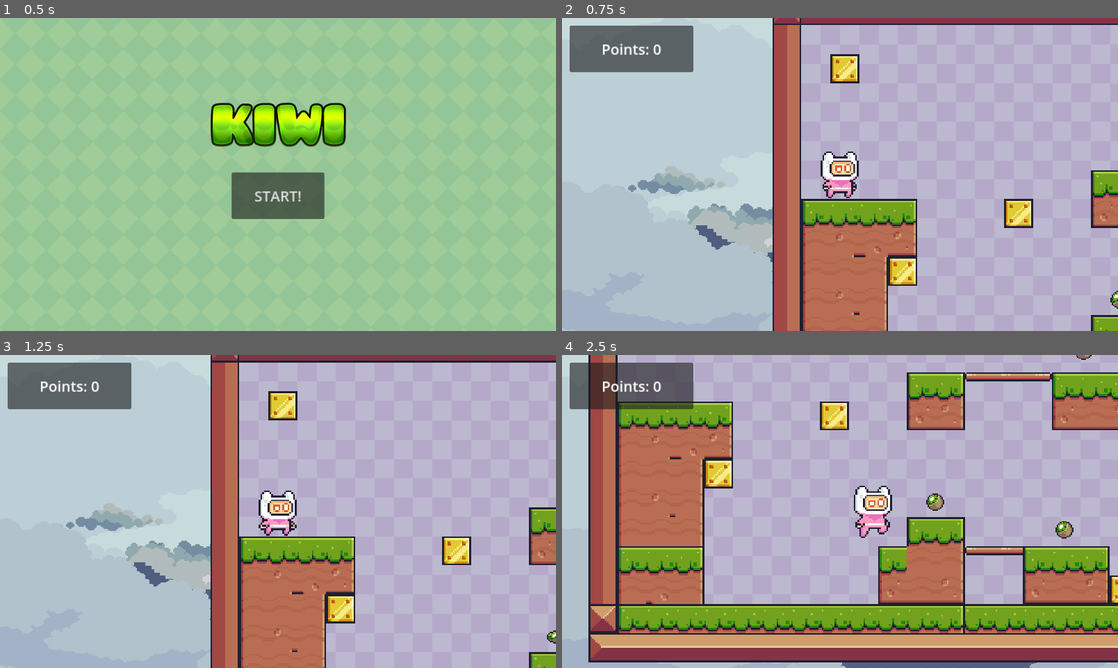
Above: before the commit, frames 1-4 (two rows, left to right).
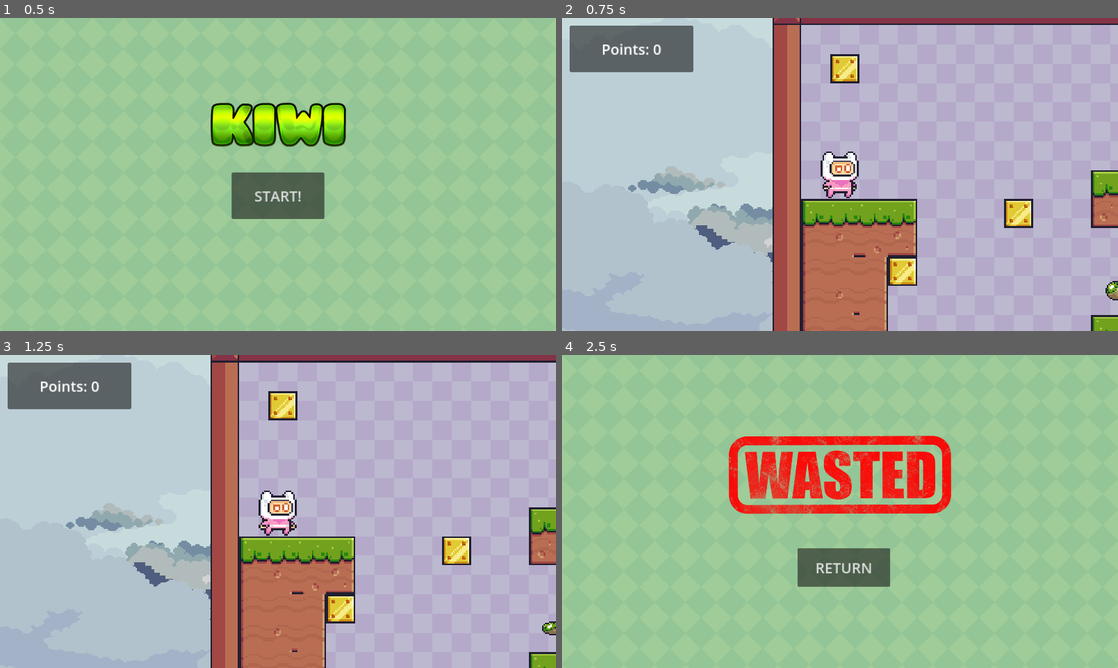
Above: after the commit, the same moments.

Repository: svyatoslavlipatov/godot_2d
Game: Godot game, scene res://scenes/main_menu.tscn
The game is run twice, just before and just after one commit, with the same random seed, the same clock (stepped at 60 frames per second) and the same inputs.
Inputs:
- Up to frame 1 (0.5 s): no input
- Up to frame 2 (0.75 s): click "START!" at 0.5 s
- Up to frame 3 (1.25 s): no input
- Up to frame 4 (2.5 s): hold D (right) from 1.28 s (still down); tap W (jump) at 1.35, 1.52, 1.82, 2.1, 2.27 s

Frame 1 is identical in both runs. In frame 2, 0.1% of the frame differs, in the area x 97-100%, y 84-93%; in frame 3, 0.1%; in frame 4, 100%, in the area x 0-100%, y 0-100%.

Commit message:
upd

Diff:
--- /dev/null
+++ b/простенько/Global/audio_player.gd
@@ -0,0 +1,14 @@
+extends AudioStreamPlayer
+
+const level_music = preload("res://sounds/kevin-macleod-pixelland.mp3")
+
+func _play_music(music: AudioStream, volume = 0.0):
+	if stream == music:
+		return
+
+	stream = music
+	volume_db = volume
+	play()
+
+func play_music_level():
+	_play_music(level_music)
--- /dev/null
+++ b/простенько/Global/audio_player.tscn
@@ -0,0 +1,6 @@
+[gd_scene load_steps=2 format=3 uid="uid://ccsbd4chpwx8f"]
+
+[ext_resource type="Script" path="res://Global/audio_player.gd" id="1_6nxfd"]
+
+[node name="AudioPlayer" type="AudioStreamPlayer"]
+script = ExtResource("1_6nxfd")
--- a/простенько/finish.tscn
+++ /dev/null
@@ -1,21 +0,0 @@
-[gd_scene load_steps=4 format=3 uid="uid://vqyrd4r1et4w"]
-
-[ext_resource type="Texture2D" uid="uid://dxma4qon8m1me" path="res://End (Idle).png" id="1_a8ywv"]
-[ext_resource type="Script" path="res://finish.gd" id="1_frqm0"]
-
-[sub_resource type="RectangleShape2D" id="RectangleShape2D_ul6si"]
-size = Vector2(100, 95)
-
-[node name="Finish" type="Area2D"]
-script = ExtResource("1_frqm0")
-
-[node name="Sprite2D" type="Sprite2D" parent="."]
-texture_filter = 1
-scale = Vector2(2.15625, 2.15625)
-texture = ExtResource("1_a8ywv")
-
-[node name="CollisionShape2D" type="CollisionShape2D" parent="."]
-position = Vector2(0, 21.5)
-shape = SubResource("RectangleShape2D_ul6si")
-
-[connection signal="body_entered" from="." to="." method="_on_body_entered"]
--- a/простенько/project.godot
+++ b/простенько/project.godot
@@ -17,7 +17,8 @@
 
 [autoload]
 
-Global="*res://global.gd"
+Global="*res://scripts/global.gd"
+AudioPlayer="*res://Global/audio_player.tscn"
 
 [display]
 
@@ -47,4 +48,5 @@
 
 [physics]
 
+common/physics_ticks_per_second=120
 2d/default_gravity=2500.0
--- a/простенько/scenes/collectable_kiwi.gd
+++ /dev/null
@@ -1,8 +0,0 @@
-extends Area2D
-
-@onready var game_manager: Node = %GameManager
-
-func _on_body_entered(body: Node2D) -> void:
-	if (body.name == "CharacterBody2D"):
-		queue_free()
-		game_manager.add_point()
--- a/простенько/scenes/collectable_kiwi.tscn
+++ b/простенько/scenes/collectable_kiwi.tscn
@@ -1,7 +1,7 @@
 [gd_scene load_steps=22 format=3 uid="uid://byfroijb61sfx"]
 
-[ext_resource type="Script" path="res://scenes/collectable_kiwi.gd" id="1_3n24n"]
-[ext_resource type="Texture2D" uid="uid://br8vtfd754hlf" path="res://Kiwi.png" id="1_g0dcd"]
+[ext_resource type="Script" path="res://scripts/collectable_kiwi.gd" id="1_3n24n"]
+[ext_resource type="Texture2D" uid="uid://br8vtfd754hlf" path="res://pictures/Kiwi.png" id="1_g0dcd"]
 
 [sub_resource type="AtlasTexture" id="AtlasTexture_pwufp"]
 atlas = ExtResource("1_g0dcd")
@@ -131,14 +131,14 @@
 }]
 
 [sub_resource type="CircleShape2D" id="CircleShape2D_33me5"]
-radius = 12.0
+radius = 16.0312
 
 [node name="Collectable_kiwi" type="Area2D"]
 script = ExtResource("1_3n24n")
 
 [node name="AnimatedSprite2D" type="AnimatedSprite2D" parent="."]
 texture_filter = 1
-scale = Vector2(1.75, 1.75)
+scale = Vector2(2.3125, 2.3125)
 sprite_frames = SubResource("SpriteFrames_bq87u")
 autoplay = "default"
 frame_progress = 0.0321392
--- /dev/null
+++ b/простенько/scenes/die_scene.gd
@@ -0,0 +1,5 @@
+extends Node
+
+func _on_level_1_pressed() -> void:
+	Global.points = 0
+	get_tree().change_scene_to_file("res://scenes/main_menu.tscn")
--- /dev/null
+++ b/простенько/scenes/die_scene.tscn
@@ -0,0 +1,43 @@
+[gd_scene load_steps=5 format=3 uid="uid://hgox64a1nkfw"]
+
+[ext_resource type="Script" path="res://scenes/die_scene.gd" id="1_yttm5"]
+[ext_resource type="Texture2D" uid="uid://cjarhltw6w0r7" path="res://pictures/Green.png" id="2_xi83b"]
+[ext_resource type="Texture2D" uid="uid://c2lrg7f1i022w" path="res://pictures/WASTED-30-11-2024.png" id="3_gkcnk"]
+[ext_resource type="AudioStream" uid="uid://c65uqv6r6liev" path="res://sounds/inecraft_hurt_sound.ogg" id="4_mobab"]
+
+[node name="MainMenu" type="Node"]
+script = ExtResource("1_yttm5")
+
+[node name="TextureRect2" type="TextureRect" parent="."]
+texture_filter = 1
+offset_right = 1152.0
+offset_bottom = 648.0
+texture = ExtResource("2_xi83b")
+stretch_mode = 1
+
+[node name="level1" type="Button" parent="."]
+anchors_preset = 8
+anchor_left = 0.5
+anchor_top = 0.5
+anchor_right = 0.5
+anchor_bottom = 0.5
+offset_left = -88.0
+offset_top = 76.0
+offset_right = 104.0
+offset_bottom = 156.0
+grow_horizontal = 2
+grow_vertical = 2
+theme_override_font_sizes/font_size = 30
+text = "RETURN"
+
+[node name="Wasted-30-11-2024" type="Sprite2D" parent="."]
+position = Vector2(576, 248)
+rotation = 0.259141
+scale = Vector2(0.504146, 0.504146)
+texture = ExtResource("3_gkcnk")
+
+[node name="DieSound" type="AudioStreamPlayer" parent="."]
+stream = ExtResource("4_mobab")
+autoplay = true
+
+[connection signal="pressed" from="level1" to="." method="_on_level_1_pressed"]
--- /dev/null
+++ b/простенько/scenes/finish.tscn
@@ -0,0 +1,21 @@
+[gd_scene load_steps=4 format=3 uid="uid://vqyrd4r1et4w"]
+
+[ext_resource type="Texture2D" uid="uid://dxma4qon8m1me" path="res://pictures/End (Idle).png" id="1_a8ywv"]
+[ext_resource type="Script" path="res://scripts/finish.gd" id="1_frqm0"]
+
+[sub_resource type="RectangleShape2D" id="RectangleShape2D_ul6si"]
+size = Vector2(100, 95)
+
+[node name="Finish" type="Area2D"]
+script = ExtResource("1_frqm0")
+
+[node name="Sprite2D" type="Sprite2D" parent="."]
+texture_filter = 1
+scale = Vector2(2.15625, 2.15625)
+texture = ExtResource("1_a8ywv")
+
+[node name="CollisionShape2D" type="CollisionShape2D" parent="."]
+position = Vector2(0, 21.5)
+shape = SubResource("RectangleShape2D_ul6si")
+
+[connection signal="body_entered" from="." to="." method="_on_body_entered"]
--- a/простенько/scenes/level1.tscn
+++ b/простенько/scenes/level1.tscn
@@ -1,16 +1,18 @@
-[gd_scene load_steps=14 format=3 uid="uid://hqgyne88uy1v"]
-
-[ext_resource type="Texture2D" uid="uid://c5xgu2i40r4nj" path="res://Purple.png" id="1_fq3cv"]
-[ext_resource type="Texture2D" uid="uid://3shxo6t5fp3" path="res://Clouds1.png" id="1_k1cwq"]
-[ext_resource type="Texture2D" uid="uid://bw0jl2yo67q36" path="res://Clouds3.png" id="2_o68a4"]
-[ext_resource type="Texture2D" uid="uid://ddwvma7pqq4vo" path="res://Terrain (16x16).png" id="2_ypnmv"]
+[gd_scene load_steps=16 format=3 uid="uid://hqgyne88uy1v"]
+
+[ext_resource type="Texture2D" uid="uid://c5xgu2i40r4nj" path="res://pictures/Purple.png" id="1_fq3cv"]
+[ext_resource type="Texture2D" uid="uid://3shxo6t5fp3" path="res://pictures/Clouds1.png" id="1_k1cwq"]
+[ext_resource type="Texture2D" uid="uid://bw0jl2yo67q36" path="res://pictures/Clouds3.png" id="2_o68a4"]
+[ext_resource type="Texture2D" uid="uid://ddwvma7pqq4vo" path="res://pictures/Terrain (16x16).png" id="2_ypnmv"]
 [ext_resource type="PackedScene" uid="uid://cdrgt8blg5vsp" path="res://scenes/main_character.tscn" id="3_gvnlq"]
-[ext_resource type="Texture2D" uid="uid://crub7fbywdts2" path="res://Clouds4.png" id="3_x3xr5"]
-[ext_resource type="Texture2D" uid="uid://deerc7s06cnru" path="res://Clouds2.png" id="4_ekrbm"]
+[ext_resource type="Texture2D" uid="uid://crub7fbywdts2" path="res://pictures/Clouds4.png" id="3_x3xr5"]
+[ext_resource type="Texture2D" uid="uid://deerc7s06cnru" path="res://pictures/Clouds2.png" id="4_ekrbm"]
 [ext_resource type="PackedScene" uid="uid://byfroijb61sfx" path="res://scenes/collectable_kiwi.tscn" id="4_l83rs"]
-[ext_resource type="PackedScene" uid="uid://vqyrd4r1et4w" path="res://finish.tscn" id="5_slcow"]
+[ext_resource type="PackedScene" uid="uid://vqyrd4r1et4w" path="res://scenes/finish.tscn" id="5_slcow"]
 [ext_resource type="PackedScene" uid="uid://8heahlr3kklx" path="res://scenes/level2.tscn" id="6_8waqw"]
-[ext_resource type="Script" path="res://game_manager.gd" id="6_pkmah"]
+[ext_resource type="Script" path="res://scripts/game_manager.gd" id="6_pkmah"]
+[ext_resource type="AudioStream" uid="uid://e77fuaky7vsp" path="res://sounds/inecraft_levelu.ogg" id="12_8pkqc"]
+[ext_resource type="PackedScene" uid="uid://cck58dljqrxv1" path="res://scenes/spike.tscn" id="13_aon3s"]
 
 [sub_resource type="TileSetAtlasSource" id="TileSetAtlasSource_16j0h"]
 texture = ExtResource("2_ypnmv")
@@ -256,26 +258,6 @@
 zoom = Vector2(1.25, 1.25)
 position_smoothing_enabled = true
 
-[node name="Collectable_kiwi" parent="." instance=ExtResource("4_l83rs")]
-position = Vector2(527, 455)
-scale = Vector2(1.2, 1.2)
-
-[node name="Collectable_kiwi2" parent="." instance=ExtResource("4_l83rs")]
-position = Vector2(741, 501)
-scale = Vector2(1.2, 1.2)
-
-[node name="Collectable_kiwi3" parent="." instance=ExtResource("4_l83rs")]
-position = Vector2(773, 205)
-scale = Vector2(1.2, 1.2)
-
-[node name="Collectable_kiwi4" parent="." instance=ExtResource("4_l83rs")]
-position = Vector2(976, 384)
-scale = Vector2(1.2, 1.2)
-
-[node name="Collectable_kiwi5" parent="." instance=ExtResource("4_l83rs")]
-position = Vector2(1128, 448)
-scale = Vector2(1.2, 1.2)
-
 [node name="Finish" parent="." instance=ExtResource("5_slcow")]
 position = Vector2(1055, 555)
 target_level = ExtResource("6_8waqw")
@@ -304,3 +286,37 @@
 text = "Points: 0"
 horizontal_alignment = 1
 vertical_alignment = 1
+
+[node name="Collectable_kiwi" parent="." instance=ExtResource("4_l83rs")]
+position = Vector2(520, 440)
+
+[node name="Collectable_kiwi3" parent="." instance=ExtResource("4_l83rs")]
+position = Vector2(1120, 408)
+
+[node name="Collectable_kiwi2" parent="." instance=ExtResource("4_l83rs")]
+position = Vector2(744, 496)
+
+[node name="Collectable_kiwi4" parent="." instance=ExtResource("4_l83rs")]
+position = Vector2(584, 176)
+
+[node name="Collectable_kiwi5" parent="." instance=ExtResource("4_l83rs")]
+position = Vector2(1024, 288)
+
+[node name="LevelUp" type="AudioStreamPlayer" parent="."]
+stream = ExtResource("12_8pkqc")
+autoplay = true
+
+[node name="Spike" parent="." instance=ExtResource("13_aon3s")]
+position = Vector2(312, 624)
+
+[node name="Spike2" parent="." instance=ExtResource("13_aon3s")]
+position = Vector2(168, 624)
+
+[node name="Spike3" parent="." instance=ExtResource("13_aon3s")]
+position = Vector2(656, 528)
+
+[node name="Spike6" parent="." instance=ExtResource("13_aon3s")]
+position = Vector2(648, 240)
+
+[node name="Spike7" parent="." instance=ExtResource("13_aon3s")]
+position = Vector2(824, 240)
--- a/простенько/scenes/level2.tscn
+++ b/простенько/scenes/level2.tscn
@@ -1,12 +1,14 @@
-[gd_scene load_steps=10 format=3 uid="uid://8heahlr3kklx"]
-
-[ext_resource type="Texture2D" uid="uid://b1tqbmwo3eygj" path="res://Pink.png" id="1_08d7g"]
-[ext_resource type="Texture2D" uid="uid://ddwvma7pqq4vo" path="res://Terrain (16x16).png" id="2_a681y"]
+[gd_scene load_steps=12 format=3 uid="uid://8heahlr3kklx"]
+
+[ext_resource type="Texture2D" uid="uid://b1tqbmwo3eygj" path="res://pictures/Pink.png" id="1_08d7g"]
+[ext_resource type="Texture2D" uid="uid://ddwvma7pqq4vo" path="res://pictures/Terrain (16x16).png" id="2_a681y"]
 [ext_resource type="PackedScene" uid="uid://cdrgt8blg5vsp" path="res://scenes/main_character.tscn" id="3_vnkfp"]
 [ext_resource type="PackedScene" uid="uid://byfroijb61sfx" path="res://scenes/collectable_kiwi.tscn" id="4_k5ly4"]
 [ext_resource type="PackedScene" uid="uid://bk86svsba5gk4" path="res://scenes/main_menu.tscn" id="5_f0yep"]
-[ext_resource type="PackedScene" uid="uid://vqyrd4r1et4w" path="res://finish.tscn" id="5_x4a5w"]
-[ext_resource type="Script" path="res://game_manager.gd" id="6_qq4ek"]
+[ext_resource type="PackedScene" uid="uid://vqyrd4r1et4w" path="res://scenes/finish.tscn" id="5_x4a5w"]
+[ext_resource type="Script" path="res://scripts/game_manager.gd" id="6_qq4ek"]
+[ext_resource type="AudioStream" uid="uid://e77fuaky7vsp" path="res://sounds/inecraft_levelu.ogg" id="8_ssqdv"]
+[ext_resource type="PackedScene" uid="uid://cck58dljqrxv1" path="res://scenes/spike.tscn" id="9_5k8et"]
 
 [sub_resource type="TileSetAtlasSource" id="TileSetAtlasSource_16j0h"]
 texture = ExtResource("2_a681y")
@@ -235,7 +237,7 @@
 scale = Vector2(3, 3)
 tile_set = SubResource("TileSet_hkye3")
 format = 2
-layer_0/tile_data = PackedInt32Array(-1, 786432, 1, -65536,  …(1757 unchanged characters)…  720904, 524288, 9, 786440, 524288, 10, 655369, 1310720, 8, 720905, 1310720, 9, 786441, 1310720, 10, 655371, 1310720, 8, 720907, 1310720, 9, 786443, 1310720, 10, 524299, 393216, 8, 524300, 458752, 8, 524301, 524288, 8, 589835, 393216, 10, 589836, 458752, 10, 589837, 524288, 10, 655373, 1310720, 8, 720909, 1310720, 9, 786445, 1310720, 10, 22, 1179648, 9, 65558, 1179648, 10, 23, 1245184, 9, 65559, 1245184, 10, 393233, 1114112, 8, 393234, 1179648, 8, 393235, 1245184, 8, 720917, 393216, 8, 720918, 458752, 8, 720919, 524288, 8, 786453, 393216, 10, 786454, 458752, 10, 786455, 524288, 10, 327686, 1114112, 8, 327687, 1179648, 8, 327688, 1245184, 8, 524311, 1310720, 8, 589847, 1310720, 9, 655383, 1310720, 10, 655382, 1114112, 9, 393236, 1114112, 9, 393232, 1114112, 9)
+layer_0/tile_data = PackedInt32Array(-1, 786432, 1, -65536,  …(1757 unchanged characters)…  720904, 524288, 9, 786440, 524288, 10, 720905, 1310720, 9, 786441, 1310720, 10, 655371, 1310720, 8, 720907, 1310720, 9, 786443, 1310720, 10, 524299, 393216, 8, 524300, 458752, 8, 524301, 524288, 8, 589835, 393216, 10, 589836, 458752, 10, 589837, 524288, 10, 655373, 1310720, 8, 720909, 1310720, 9, 786445, 1310720, 10, 22, 1179648, 9, 65558, 1179648, 10, 23, 1245184, 9, 65559, 1245184, 10, 393233, 1114112, 8, 393234, 1179648, 8, 393235, 1245184, 8, 720917, 393216, 8, 720918, 458752, 8, 720919, 524288, 8, 786453, 393216, 10, 786454, 458752, 10, 786455, 524288, 10, 524311, 1310720, 8, 589847, 1310720, 9, 655383, 1310720, 10, 655382, 1114112, 9, 393236, 1114112, 9, 393232, 1114112, 9, 655369, 1310720, 8, 393222, 1114112, 8, 393223, 1179648, 8, 393224, 1245184, 8)
 
 [node name="CharacterBody2D" parent="." instance=ExtResource("3_vnkfp")]
 position = Vector2(56, 480)
@@ -251,21 +253,6 @@
 [node name="GameManager" type="Node" parent="."]
 unique_name_in_owner = true
 script = ExtResource("6_qq4ek")
-
-[node name="Collectable_kiwi" parent="." instance=ExtResource("4_k5ly4")]
-position = Vector2(368, 440)
-
-[node name="Collectable_kiwi2" parent="." instance=ExtResource("4_k5ly4")]
-position = Vector2(224, 488)
-
-[node name="Collectable_kiwi3" parent="." instance=ExtResource("4_k5ly4")]
-position = Vector2(528, 368)
-
-[node name="Collectable_kiwi4" parent="." instance=ExtResource("4_k5ly4")]
-position = Vector2(168, 368)
-
-[node name="Collectable_kiwi5" parent="." instance=ExtResource("4_k5ly4")]
-position = Vector2(624, 328)
 
 [node name="UI" type="CanvasLayer" parent="."]
 
@@ -287,3 +274,47 @@
 text = "Points: 0"
 horizontal_alignment = 1
 vertical_alignment = 1
+
+[node name="Collectable_kiwi" parent="." instance=ExtResource("4_k5ly4")]
+position = Vector2(216, 472)
+
+[node name="Collectable_kiwi2" parent="." instance=ExtResource("4_k5ly4")]
+position = Vector2(552, 344)
+
+[node name="Collectable_kiwi3" parent="." instance=ExtResource("4_k5ly4")]
+position = Vector2(400, 264)
+
+[node name="Collectable_kiwi4" parent="." instance=ExtResource("4_k5ly4")]
+position = Vector2(864, 584)
+
+[node name="Collectable_kiwi5" parent="." instance=ExtResource("4_k5ly4")]
+position = Vector2(1120, 336)
+
+[node name="LevelUp" type="AudioStreamPlayer" parent="."]
+stream = ExtResource("8_ssqdv")
+autoplay = true
+
+[node name="Spike" parent="." instance=ExtResource("9_5k8et")]
+position = Vector2(176, 528)
+
+[node name="Spike7" parent="." instance=ExtResource("9_5k8et")]
+position = Vector2(648, 384)
+
+[node name="Spike2" parent="." instance=ExtResource("9_5k8et")]
+position = Vector2(504, 624)
+
+[node name="Spike3" parent="." instance=ExtResource("9_5k8et")]
+position = Vector2(696, 624)
+
+[node name="Spike4" parent="." instance=ExtResource("9_5k8et")]
+position = Vector2(912, 624)
+
+[node name="Spike5" parent="." instance=ExtResource("9_5k8et")]
+position = Vector2(792, 288)
+
+[node name="Spike6" parent="." instance=ExtResource("9_5k8et")]
+position = Vector2(312, 288)
+
+[node name="LevelUP" type="AudioStreamPlayer" parent="."]
+stream = ExtResource("8_ssqdv")
+autoplay = true
--- a/простенько/scenes/main_character.gd
+++ /dev/null
@@ -1,39 +0,0 @@
-extends CharacterBody2D
-
-
-const SPEED = 300.0
-const JUMP_VELOCITY = -750.0
-@onready var sprite_2d: AnimatedSprite2D = $Sprite2D
-
-
-
-func _physics_process(delta: float) -> void:
-	if (velocity.x > 1 || velocity.x < -1):
-		sprite_2d.animation = "running"
-	else:
-		sprite_2d.animation = "default"
-
-	# Add the gravity.
-	if not is_on_floor():
-		velocity += get_gravity() * delta
-		sprite_2d.animation = "jumping"
-
-	# Handle jump.
-	if Input.is_action_just_pressed("jump") and is_on_floor():
-		velocity.y = JUMP_VELOCITY
-
-	# Get the input direction and handle the movement/deceleration.
-	# As good practice, you should replace UI actions with custom gameplay actions.
-	var direction := Input.get_axis("left", "right")
-	if direction:
-		velocity.x = direction * SPEED
-	else:
-		velocity.x = move_toward(velocity.x, 0, 15)
-
-	move_and_slide()
-
-	var _isLeft = velocity.x < 0
-	if Input.is_action_just_pressed('left'):
-		sprite_2d.flip_h = true
-	if Input.is_action_just_pressed('right'):
-		sprite_2d.flip_h = false
--- a/простенько/scenes/main_character.tscn
+++ b/простенько/scenes/main_character.tscn
@@ -1,9 +1,11 @@
-[gd_scene load_steps=30 format=3 uid="uid://cdrgt8blg5vsp"]
-
-[ext_resource type="Script" path="res://scenes/main_character.gd" id="1_ehq25"]
-[ext_resource type="Texture2D" uid="uid://be0lpfx60add2" path="res://Jump (32x32).png" id="1_lrcnk"]
-[ext_resource type="Texture2D" uid="uid://cicyh7ny0ypi" path="res://Idle (32x32).png" id="2_1l1pc"]
-[ext_resource type="Texture2D" uid="uid://0gwfwtbn8a24" path="res://Run (32x32).png" id="4_8m2wc"]
+[gd_scene load_steps=32 format=3 uid="uid://cdrgt8blg5vsp"]
+
+[ext_resource type="Script" path="res://scripts/main_character.gd" id="1_ehq25"]
+[ext_resource type="Texture2D" uid="uid://be0lpfx60add2" path="res://pictures/Jump (32x32).png" id="1_lrcnk"]
+[ext_resource type="Texture2D" uid="uid://cicyh7ny0ypi" path="res://pictures/Idle (32x32).png" id="2_1l1pc"]
+[ext_resource type="Texture2D" uid="uid://0gwfwtbn8a24" path="res://pictures/Run (32x32).png" id="4_8m2wc"]
+[ext_resource type="AudioStream" uid="uid://b4y31qlmh4fbw" path="res://sounds/inecraft_eating.ogg" id="5_oxgeo"]
+[ext_resource type="AudioStream" uid="uid://e77fuaky7vsp" path="res://sounds/inecraft_levelu.ogg" id="6_gg25s"]
 
 [sub_resource type="AtlasTexture" id="AtlasTexture_fmlai"]
 atlas = ExtResource("2_1l1pc")
@@ -205,3 +207,10 @@
 [node name="CollisionShape2D" type="CollisionShape2D" parent="."]
 position = Vector2(-0.5, -4)
 shape = SubResource("CapsuleShape2D_wanyf")
+
+[node name="EatingSound" type="AudioStreamPlayer" parent="."]
+stream = ExtResource("5_oxgeo")
+volume_db = 5.622
+
+[node name="LevelUP" type="AudioStreamPlayer" parent="."]
+stream = ExtResource("6_gg25s")
--- a/простенько/scenes/main_menu.gd
+++ /dev/null
@@ -1,8 +0,0 @@
-extends Node
-
-func _on_level_1_pressed() -> void:
-	get_tree().change_scene_to_file("res://scenes/level1.tscn")
-
-
-func _on_level_2_pressed() -> void:
-	get_tree().change_scene_to_file("res://scenes/level2.tscn")
--- a/простенько/scenes/main_menu.tscn
+++ b/простенько/scenes/main_menu.tscn
@@ -1,8 +1,10 @@
-[gd_scene load_steps=4 format=3 uid="uid://bk86svsba5gk4"]
+[gd_scene load_steps=5 format=3 uid="uid://bk86svsba5gk4"]
 
-[ext_resource type="Texture2D" uid="uid://cjarhltw6w0r7" path="res://Green.png" id="1_mede0"]
-[ext_resource type="Script" path="res://scenes/main_menu.gd" id="1_x2ecu"]
-[ext_resource type="Texture2D" uid="uid://l07xaldfs5oo" path="res://Cool Text - KIWI 468331957401616.png" id="2_dkn1i"]
+[ext_resource type="Texture2D" uid="uid://cjarhltw6w0r7" path="res://pictures/Green.png" id="1_mede0"]
+[ext_resource type="Script" path="res://scripts/main_menu.gd" id="1_x2ecu"]
+[ext_resource type="Texture2D" uid="uid://l07xaldfs5oo" path="res://pictures/Cool Text - KIWI 468331957401616.png" id="2_dkn1i"]
+
+[sub_resource type="GDScript" id="GDScript_67x3d"]
 
 [node name="MainMenu" type="Node"]
 script = ExtResource("1_x2ecu")
@@ -43,4 +45,7 @@
 theme_override_font_sizes/font_size = 30
 text = "START!"
 
+[node name="AudioPlayer" type="AudioStreamPlayer" parent="."]
+script = SubResource("GDScript_67x3d")
+
 [connection signal="pressed" from="level1" to="." method="_on_level_1_pressed"]
--- /dev/null
+++ b/простенько/scenes/spike.tscn
@@ -0,0 +1,22 @@
+[gd_scene load_steps=4 format=3 uid="uid://cck58dljqrxv1"]
+
+[ext_resource type="Script" path="res://scripts/spike.gd" id="1_fg7l3"]
+[ext_resource type="Texture2D" uid="uid://b3oxy82b6jhti" path="res://pictures/Idle.png" id="2_63ilu"]
+
+[sub_resource type="RectangleShape2D" id="RectangleShape2D_ul6si"]
+size = Vector2(38, 23.125)
+
+[node name="Spike" type="Area2D"]
+script = ExtResource("1_fg7l3")
+
+[node name="CollisionShape2D" type="CollisionShape2D" parent="."]
+position = Vector2(0, -11.4375)
+shape = SubResource("RectangleShape2D_ul6si")
+
+[node name="Idle" type="Sprite2D" parent="."]
+texture_filter = 1
+position = Vector2(2, -26)
+scale = Vector2(3.25, 3.25)
+texture = ExtResource("2_63ilu")
+
+[connection signal="body_entered" from="." to="." method="_on_body_entered"]
--- /dev/null
+++ b/простенько/scripts/collectable_kiwi.gd
@@ -0,0 +1,9 @@
+extends Area2D
+
+@onready var game_manager: Node = %GameManager
+
+func _on_body_entered(body: Node2D) -> void:
+	if (body.name == "CharacterBody2D"):
+		body.eating()
+		queue_free()
+		game_manager.add_point()
--- /dev/null
+++ b/простенько/scripts/main_character.gd
@@ -0,0 +1,42 @@
+extends CharacterBody2D
+
+
+const SPEED = 300.0
+const JUMP_VELOCITY = -750.0
+@onready var sprite_2d: AnimatedSprite2D = $Sprite2D
+
+
+
+func _physics_process(delta: float) -> void:
+	if (velocity.x > 1 || velocity.x < -1):
+		sprite_2d.animation = "running"
+	else:
+		sprite_2d.animation = "default"
+
+	# Add the gravity.
+	if not is_on_floor():
+		velocity += get_gravity() * delta
+		sprite_2d.animation = "jumping"
+
+	# Handle jump.
+	if Input.is_action_just_pressed("jump") and is_on_floor():
+		velocity.y = JUMP_VELOCITY
+
+	# Get the input direction and handle the movement/deceleration.
+	# As good practice, you should replace UI actions with custom gameplay actions.
+	var direction := Input.get_axis("left", "right")
+	if direction:
+		velocity.x = direction * SPEED
+	else:
+		velocity.x = move_toward(velocity.x, 0, 15)
+
+	move_and_slide()
+
+	var _isLeft = velocity.x < 0
+	if Input.is_action_just_pressed('left'):
+		sprite_2d.flip_h = true
+	if Input.is_action_just_pressed('right'):
+		sprite_2d.flip_h = false
+
+func eating():
+	$EatingSound.play()
--- /dev/null
+++ b/простенько/scripts/main_menu.gd
@@ -0,0 +1,11 @@
+extends Node
+
+func _ready():
+	AudioPlayer.play_music_level()
+
+func _on_level_1_pressed() -> void:
+	get_tree().change_scene_to_file("res://scenes/level1.tscn")
+
+
+func _on_level_2_pressed() -> void:
+	get_tree().change_scene_to_file("res://scenes/level2.tscn")
--- /dev/null
+++ b/простенько/scripts/spike.gd
@@ -0,0 +1,5 @@
+extends Area2D
+
+func _on_body_entered(body: Node2D) -> void:
+	if (body.name == "CharacterBody2D"):
+		get_tree().change_scene_to_file("res://scenes/die_scene.tscn")
Not shown, removed: простенько/Clouds1.png.import
Not shown, removed: простенько/Clouds2.png.import
Not shown, removed: простенько/Clouds3.png.import
Not shown, removed: простенько/Clouds4.png.import
Not shown, removed: простенько/Cool Text - KIWI 468331957401616.png.import
Not shown, removed: простенько/End (Idle).png.import
Not shown, removed: простенько/Green.png.import
Not shown, removed: простенько/Idle (32x32).png.import
Not shown, removed: простенько/Jump (32x32).png.import
Not shown, removed: простенько/Kiwi.png.import
Not shown, removed: простенько/Pink.png.import
Not shown, removed: простенько/Purple.png.import
(and 50 more such lines)
